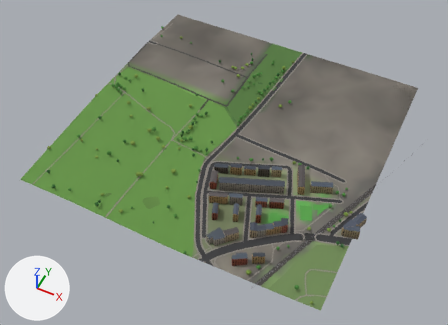
What one commit did to the glTF model glasgow-subway/data/city/city_10_0.glb.
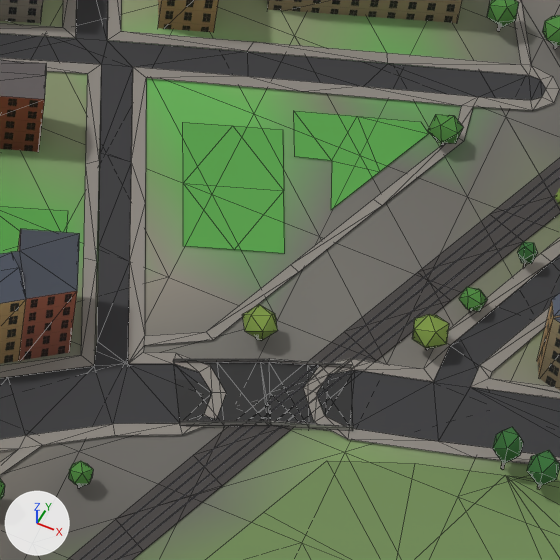
There are two pictures of each version: one whole from a 50 mm lens placed at (1966.0, 1580.0, 812.0), pointed at (1657.0, 2198.0, 39.0), one close up on the part from 62% to 77% of the width and 59% to 79% of the height. Arrows for +X, +Y and +Z are at lower left; the lights stay in place. The last two pictures show the newer version. The close-ups show mesh edges as thin lines. Where no turn or scale is listed for an object, it has been applied to the vertices. Vertices at exactly the same position are counted once.

Script lines for the objects in view, before the commit:
```python
me_green_10_0 = bpy.data.meshes.new('green_10_0')
me_green_10_0.from_pydata(...)  # 390 vertices, 486 faces; spans x -250.0..250.0, y -250.0..250.0, z -9.0..9.0
me_green_10_0.materials.append(mat_mat_green)
me_green_tree_b_001 = bpy.data.meshes.new('green_tree_b.001')
me_green_tree_b_001.from_pydata(...)  # 22 vertices, 30 faces; spans x -0.82..0.82, y -0.82..0.82, z -1.0..1.0
me_green_tree_b_001.materials.append(mat_mat_green)
me_roads_10_0 = bpy.data.meshes.new('roads_10_0')
me_roads_10_0.from_pydata(...)  # 889 vertices, 915 faces; spans x -250.0..250.0, y -250.0..250.0, z -9.0..9.0
# faces by material slot: [310, 535, 70]
me_roads_10_0.materials.append(mat_mat_road)
me_roads_10_0.materials.append(mat_mat_pavement)
me_roads_10_0.materials.append(mat_mat_bridge)
ob_green_10_0 = bpy.data.objects.new('green_10_0', me_green_10_0)
ob_green_10_0.location = (1650.0, 2250.0, 66.0)
ob_green_tree_b_005 = bpy.data.objects.new('green_tree_b.005', me_green_tree_b_001)
ob_green_tree_b_005.parent = ob_node_6
ob_green_tree_b_005.location = (1838.0, 2115.0, 65.71)
ob_green_tree_b_005.rotation_euler = (0.0, 0.0, 2.055)  # degrees (0, 0, 118)
ob_green_tree_b_005.scale = (3.44, 3.44, 3.4)
ob_roads_10_0 = bpy.data.objects.new('roads_10_0', me_roads_10_0)
ob_roads_10_0.location = (1650.0, 2250.0, 66.3)
# also in view: 'rail_10_0' at (1874.0, 2185.0, 61.0); 'green_tree_c.001' at (1892.0, 2108.0, 67.0); 'green_tree_a.013' at (1852.0, 2198.0, 66.0); 'buildings_10_0' at (1784.0, 2114.0, 71.0); 'green_tree_a.005' at (1852.0, 2169.0, 65.0)
```
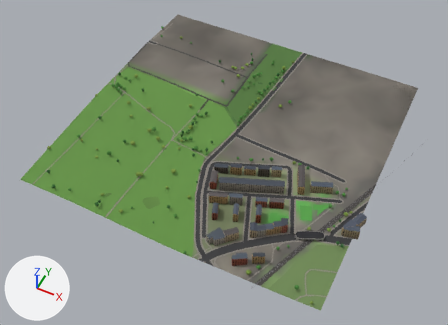
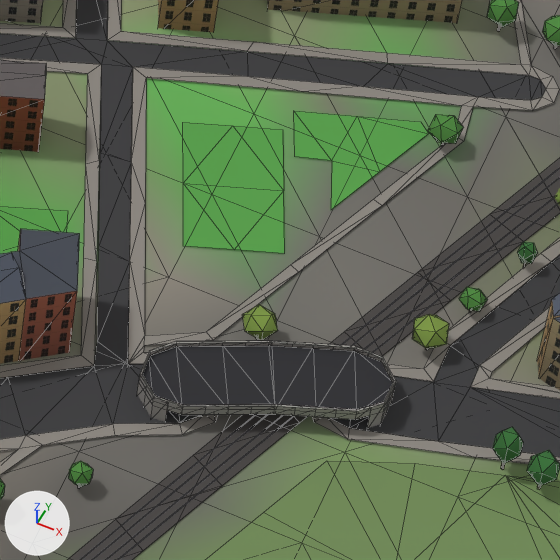
Where the change shows, as pixel boxes (x1, y1, x2, y2) in the close-ups (560 x 560 px):
part 1 of me_roads_10_0, rebuilt (43% wider, 19% taller)
    before: (173, 358, 354, 431)
    after: (137, 341, 396, 428)
part 2 of me_roads_10_0, added
    after: (140, 346, 392, 414)

The change in detail:
me_roads_10_0 is used by ob_roads_10_0; location (1650.0, 2250.0, 66.3).
me_roads_10_0 had 889 vertices, 915 faces and spanned x -250.0..250.0, y -250.0..250.0, z -9.0..9.0.
me_roads_10_0 now has 1004 vertices, 1023 faces and spans x -250.0..250.0, y -250.0..250.0, z -9.0..9.0.
me_roads_10_0 part 1: the loose piece of 48 vertices spanning x 177.0..210.0, y -158.0..-134.0, z -5.0..-3.0 is rebuilt with 146 vertices and now spans x 174.0..213.0, y -158.0..-133.0, z -5.0..2.0, in mat_mat_bridge.
me_roads_10_0 part 2: a new loose piece of 17 vertices spanning x 174.0..213.0, y -158.0..-133.0, z 1.0, in mat_mat_road.
